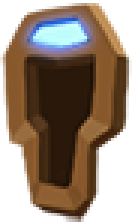
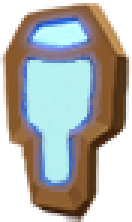
Comparing the layer stacks of the two w=132, h=222 images. Changes:
showed "Key3" over [15, 51, 102, 192]
hid "Key0" over [15, 51, 102, 192]
